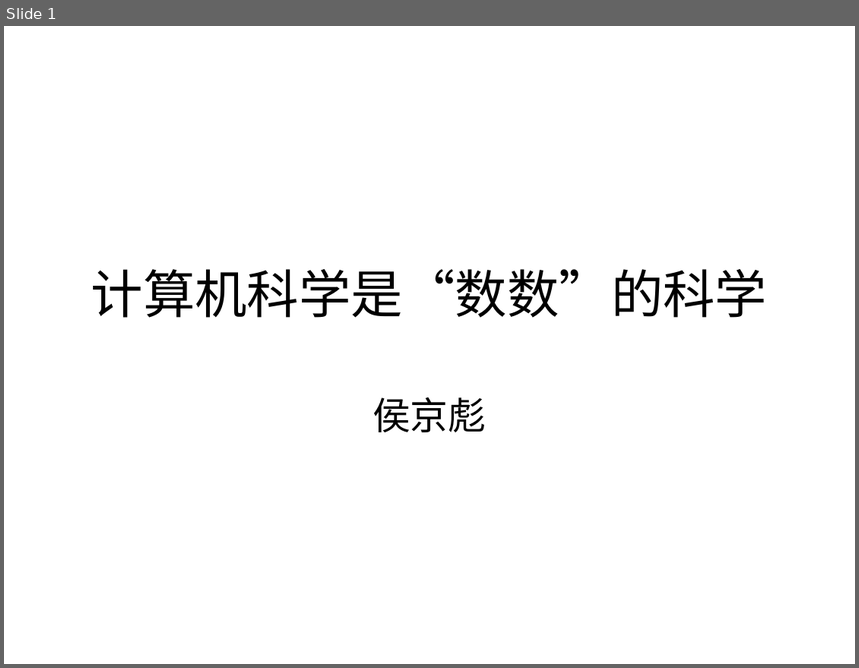
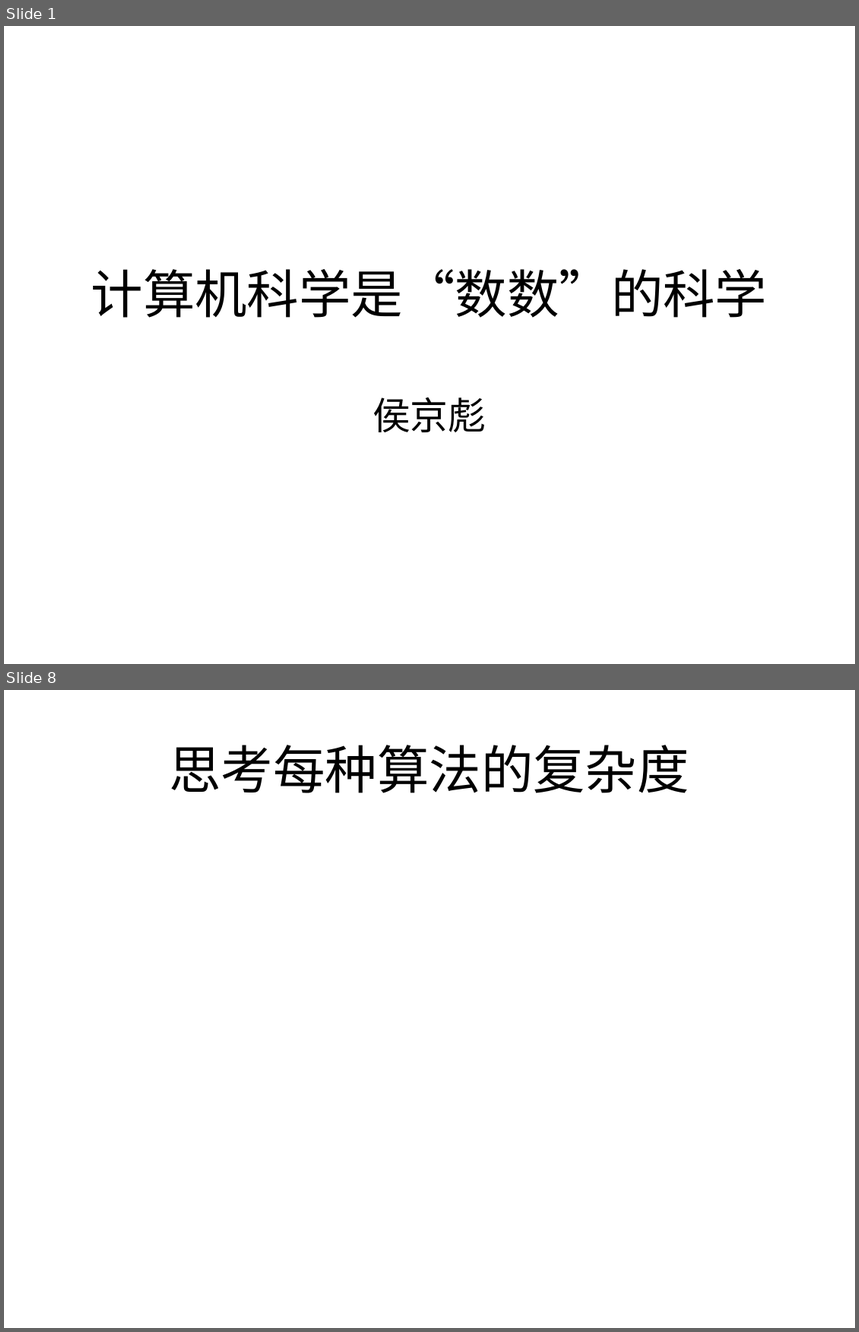
Before and after one commit to houjingbiao/leetcode, a slide deck: conclusion/conclusion.ppt. Shown one above the other, each under a label of ours: slide 1 before the commit, slides 1 and 8 after it; the slides between them are not shown. The pictures are 859x668 and 859x1332 pixels, drawn with LibreOffice and Linux fonts; fonts in the diff are those of the drawing. Boxes give left, top, right and bottom in pixels: in the first picture for what was removed or moved away, otherwise in the second. Text is boxed around its words. In the diff, an @@ line names an element or a change of style, - is before the commit and + after.

```diff
--- a/conclusion/conclusion.ppt
+++ b/conclusion/conclusion.ppt
@@ slide 8 added at [4,690,855,1328], background #FFFFFF @@
@@ title added at [169,745,689,793], 44 pt, text #000000 @@
+思考每种算法的复杂度
```
Also in this commit, not shown: 7 other slides added, 1 slide removed.
